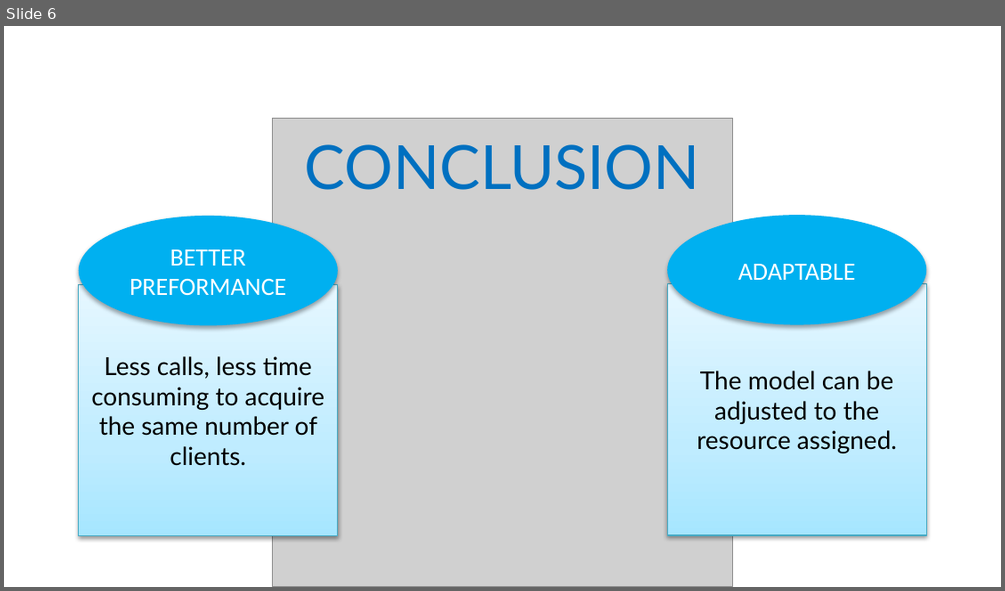
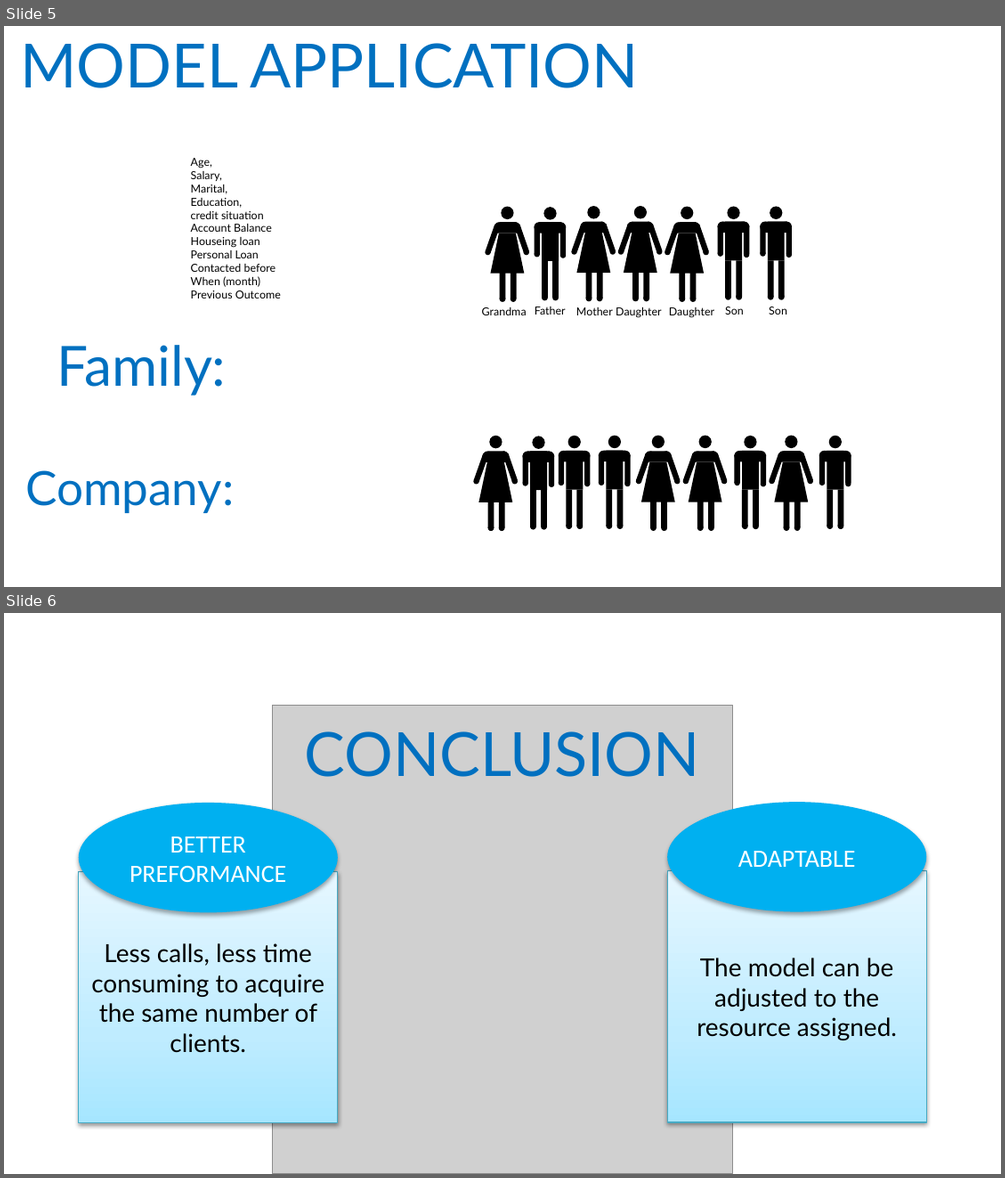
Before and after one commit to NicoBierti/Bank-Marketing-Data-Science, a slide deck: BANK TELEMARKETING.pptx. Shown one above the other, each under a label of ours: slide 6 before the commit, slides 5 and 6 after it. The pictures are 1005x591 and 1005x1178 pixels, drawn with LibreOffice and Linux fonts; fonts in the diff are those of the drawing; grey boxes stand for pictures; background and template pictures are left out. Boxes give left, top, right and bottom in pixels: in the first picture for what was removed or moved away, otherwise in the second. Text is boxed around its words. In the diff, an @@ line names an element or a change of style, - is before the commit and + after.

```diff
--- a/BANK TELEMARKETING.pptx
+++ b/BANK TELEMARKETING.pptx
@@ slide 5 added at (x1=4, y1=26, x2=1001, y2=587), background picture (left out) @@
@@ title added at (x1=20, y1=43, x2=638, y2=88), 44 pt, text #0070C0 @@
+MODEL APPLICATION
@@ text added at (x1=191, y1=158, x2=281, y2=298), 8 pt, text #000000 @@
+Age,
+Salary,
+Marital,
+Education,
+credit situation
+Account Balance
+Houseing loan
+Personal Loan
+Contacted before
+When (month)
+Previous Outcome
@@ group added at (x1=485, y1=207, x2=529, y2=302): 7 ellipses, 5 rectangles, 1 rounded rectangle, 1 trapezoid @@
@@ group added at (x1=534, y1=207, x2=566, y2=300): 7 ellipses, 5 rectangles, 2 rounded rectangles @@
@@ group added at (x1=571, y1=206, x2=616, y2=301): 7 ellipses, 5 rectangles, 1 rounded rectangle, 1 trapezoid @@
@@ group added at (x1=618, y1=206, x2=663, y2=301): 7 ellipses, 5 rectangles, 1 rounded rectangle, 1 trapezoid @@
@@ group added at (x1=665, y1=207, x2=709, y2=302): 7 ellipses, 5 rectangles, 1 rounded rectangle, 1 trapezoid @@
@@ group added at (x1=718, y1=207, x2=750, y2=300): 7 ellipses, 5 rectangles, 2 rounded rectangles @@
@@ group added at (x1=760, y1=207, x2=793, y2=300): 7 ellipses, 5 rectangles, 2 rounded rectangles @@
@@ text added at (x1=482, y1=307, x2=526, y2=315), 8 pt, text #000000 @@
+Grandma
@@ text added at (x1=534, y1=306, x2=566, y2=314), 8 pt, text #000000 @@
+Father
@@ text added at (x1=576, y1=307, x2=613, y2=315), 8 pt, text #000000 @@
+Mother
@@ text added at (x1=615, y1=307, x2=661, y2=318), 8 pt, text #000000 @@
+Daughter
@@ text added at (x1=669, y1=307, x2=714, y2=318), 8 pt, text #000000 @@
+Daughter
@@ text added at (x1=725, y1=306, x2=744, y2=314), 8 pt, text #000000 @@
+Son
@@ text added at (x1=769, y1=306, x2=787, y2=314), 8 pt, text #000000 @@
+Son
@@ text added at (x1=57, y1=345, x2=226, y2=395), 40 pt, text #0070C0 @@
+Family:
@@ text added at (x1=25, y1=470, x2=234, y2=513), 34.1 pt, text #0070C0 @@
+Company:
@@ group added at (x1=474, y1=435, x2=518, y2=531): 7 ellipses, 5 rectangles, 1 rounded rectangle, 1 trapezoid @@
@@ group added at (x1=522, y1=435, x2=554, y2=530): 7 ellipses, 5 rectangles, 2 rounded rectangles @@
@@ group added at (x1=558, y1=435, x2=591, y2=528): 7 ellipses, 5 rectangles, 2 rounded rectangles @@
@@ group added at (x1=599, y1=435, x2=631, y2=528): 7 ellipses, 5 rectangles, 2 rounded rectangles @@
@@ group added at (x1=636, y1=435, x2=680, y2=531): 7 ellipses, 5 rectangles, 1 rounded rectangle, 1 trapezoid @@
@@ group added at (x1=683, y1=435, x2=728, y2=531): 7 ellipses, 5 rectangles, 1 rounded rectangle, 1 trapezoid @@
@@ group added at (x1=735, y1=435, x2=767, y2=528): 7 ellipses, 5 rectangles, 2 rounded rectangles @@
@@ group added at (x1=769, y1=435, x2=813, y2=531): 7 ellipses, 5 rectangles, 1 rounded rectangle, 1 trapezoid @@
@@ group added at (x1=819, y1=435, x2=851, y2=528): 7 ellipses, 5 rectangles, 2 rounded rectangles @@
```
Also in this commit, not shown: 4 slides changed, 1 other slide added, 2 slides removed, 2 other files.
